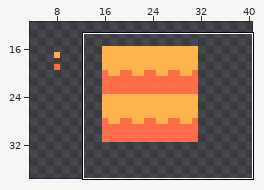
One commit to this pixel-art file: angels-folder/aseprite-files/tiles/general-tiles1.ase. Above: a wide view before the commit, with the close-up outlined.
Close-up. Before the edit:
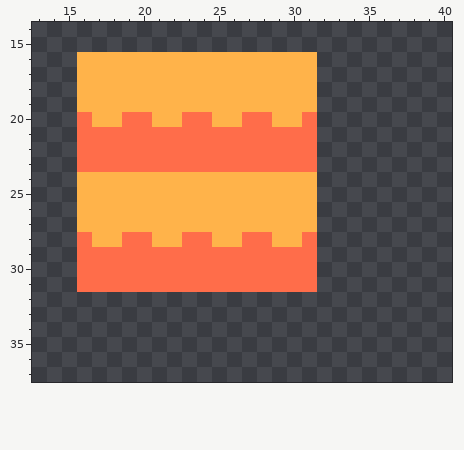
520x520 pixels, 1 frame. Shown: x 13..40, y 14..37. The wide view leaves out empty margins.
Once edited:
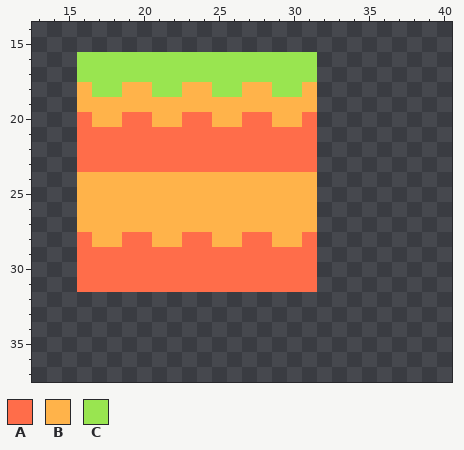
Palette (. is transparent): A #ff6d4a  B #ffb34a  C #99e550
Edits made:
--- layer "Layer 2"
@@ x 13..40 @@
 15 ............................
-16 ...BBBBBBBBBBBBBBBB.........
-17 ...BBBBBBBBBBBBBBBB.........
-18 ...BBBBBBBBBBBBBBBB.........
+16 ...CCCCCCCCCCCCCCCC.........
+17 ...CCCCCCCCCCCCCCCC.........
+18 ...BCCBBCCBBCCBBCCB.........
 19 ...BBBBBBBBBBBBBBBB.........
